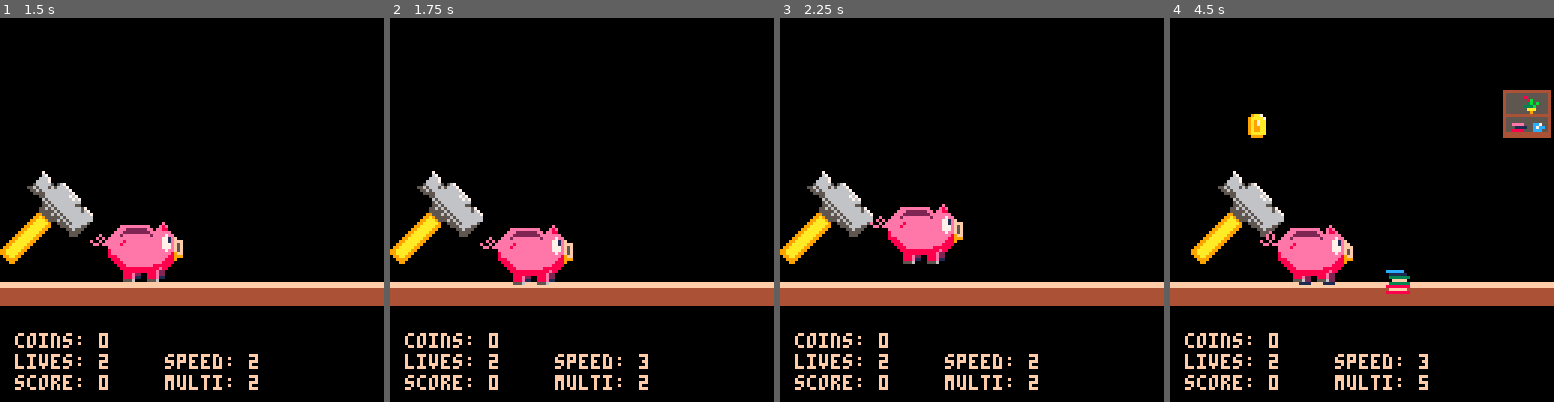
Above: before the commit, frames 1-4 (left to right).
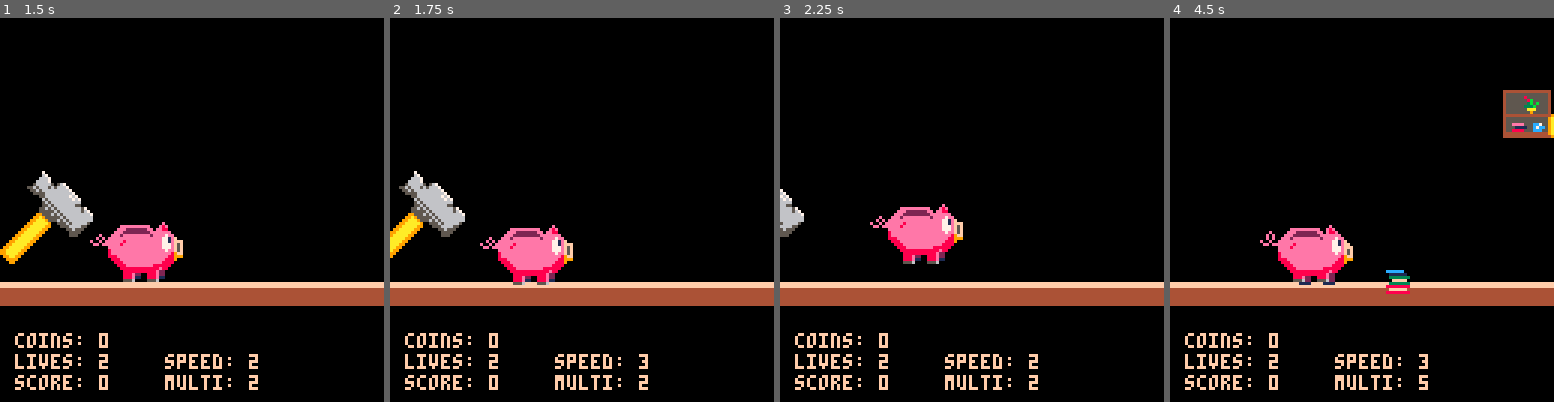
Above: after the commit, the same moments.

Repository: Houzvicka/ld44
Game: PICO-8 cartridge piggy.p8
Two runs of this game, one before a commit and one after it. Both use one fixed random seed, a clock stepped at 60 frames per second and the inputs below.
Inputs:
- Up to frame 1 (1.5 s): tap X (X key) at 0.33, 1.07 s; tap O (Z key) at 0.7 s
- Up to frame 2 (1.75 s): hold Right from 1.6 s (still down); tap O (Z key) at 1.7 s
- Up to frame 3 (2.25 s): tap X (X key) at 1.85 s; release Right at 2.1 s; tap O (Z key) at 2.1 s; hold Up from 2.15 s (still down)
- Up to frame 4 (4.5 s): release Up at 2.42 s; hold Right 2.47-3.03 s; tap O (Z key) every 0.4 s from 2.5 to 4.1 s; tap X (X key) at 2.97, 4.08 s; hold Left 3.08-3.58 s; hold Right from 4.02 s (still down)

Frame 1 is identical in both runs. In frame 2, 2.6% of the frame differs, in the area x 0-25%, y 39-65%; in frame 3, 2.6%; in frame 4, 2.5%.

Commit message:
hammer clapping;

Diff:
--- a/piggy.p8
+++ b/piggy.p8
@@ -242,7 +242,7 @@
 
 function make_coin(pos)
 	local coin = {}
-	coin.x = rnd(100)+100
+	coin.x = rnd(100)+200
 	coin.y = rnd(20)
 	coin.dy = 1
 	coin.value = 0
@@ -326,8 +326,12 @@
 
 function move_hammer()
 	if(curr_speed <= orig_speed/2) then
-		hammer.x += curr_speed/2
+		hammer.x += (curr_speed+1)/2
+	elseif(curr_speed > orig_speed) then
+		hammer.x -= curr_speed/2
 	end
+
+	hammer.x = min(hammer.x,player.x-10)
 end
 
 last = false
@@ -337,7 +341,7 @@
 	fliprot = expandmap > 70
 
 	if(fliprot and last != fliprot) then
-	 if curr_speed <= orig_speed/2 and fliprot then
+	 if (abs(player.x - hammer.x) < 20) then
 	  player_hit()
 		end
 	end
